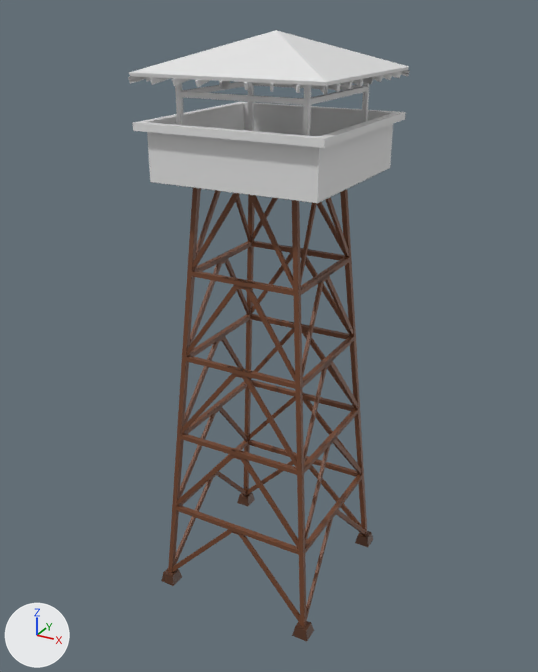
The Blender file crosscut/assets/3D assets/tower.blend: old version first, new version second.
The view is the same before and after, from a 50 mm camera at (50.5, -93.2, 89.4) aimed at (-0.1, -1.4, 43.5). Lighting does not change. The marker at lower left points along +X, +Y and +Z.
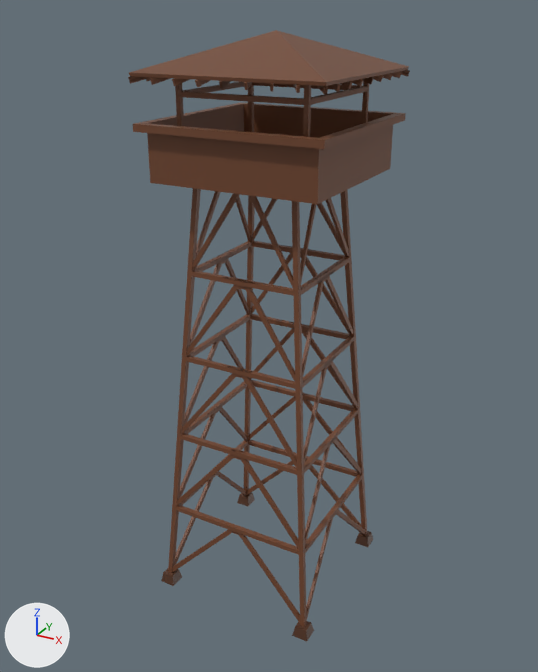
Commit message: Fixed Colors on Tower

Where the change shows, as pixel boxes [x1, y1, x2, y2] in the pictures (538 x 672 px):
'Plane.005', recoloured, moved (white to brown)
    before: [132, 102, 406, 203]
    after: [133, 103, 406, 204]
'Plane', recoloured (white to brown)
    both: [129, 30, 409, 86]
'Plane.002', recoloured (white to brown)
    both: [175, 81, 369, 137]
'Rafter_E_004', recoloured (white to brown)
    both: [128, 70, 410, 94]

The edits, one by one:
me_plane_002 has 10 vertices, 12 faces and spans x -1.0..1.0, y -1.0..1.0, z -0.03..0.35.
me_plane_002 now uses material mat_wood (brown #71452c).
me_plane_004 has 24 vertices, 21 faces and spans x -0.003..0.699, y -0.699..0.004, z 0.0..0.823.
me_plane_004 now uses material mat_wood (brown #71452c).
me_rafter_e_004 has 555 vertices, 508 faces and spans x -1.01..1.01, y -1.01..1.01, z -0.03..0.38.
me_rafter_e_004 no longer uses material mat_rafterwood (white #e7e7e7).
me_rafter_e_004 now uses material mat_wood (brown #71452c).
me_plane_014 has 20 vertices, 20 faces and spans x -1.0..1.0, y -33.1..33.1, z -0.3..0.3.
me_plane_014 now uses material mat_wood (brown #71452c).
Object 'Plane.005' (ob_plane_005) moves from (0.8, -1.0, 72.2) to (0.8, -1.0, 72.0).
